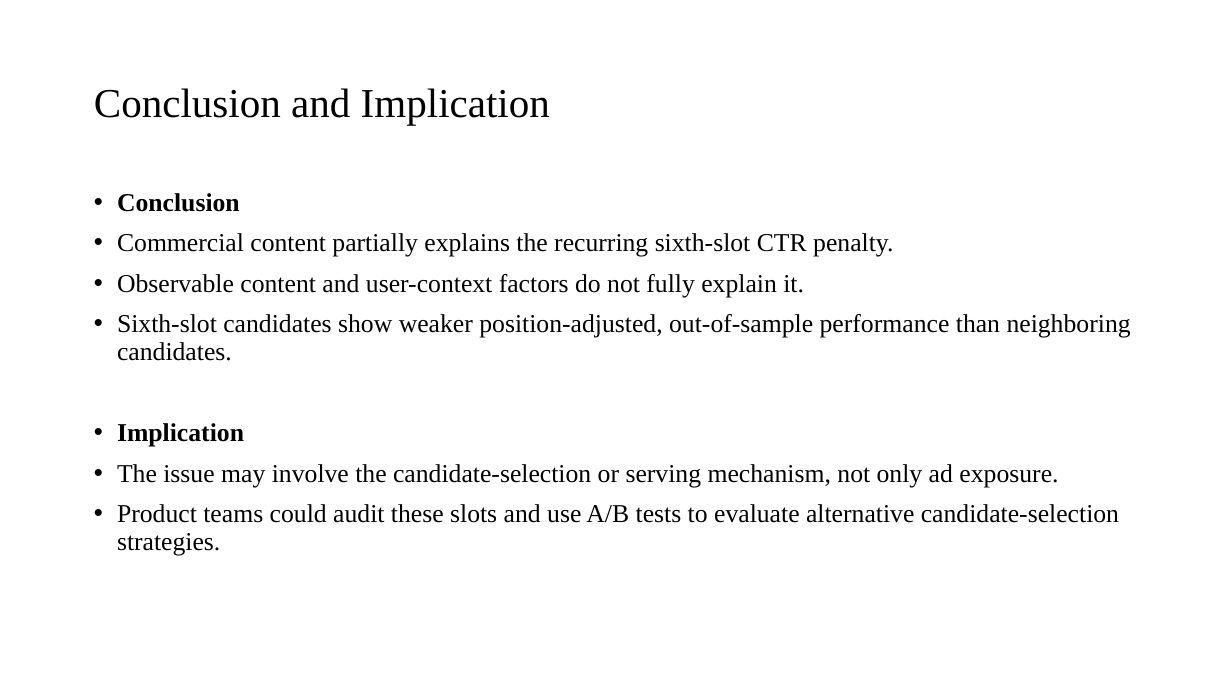
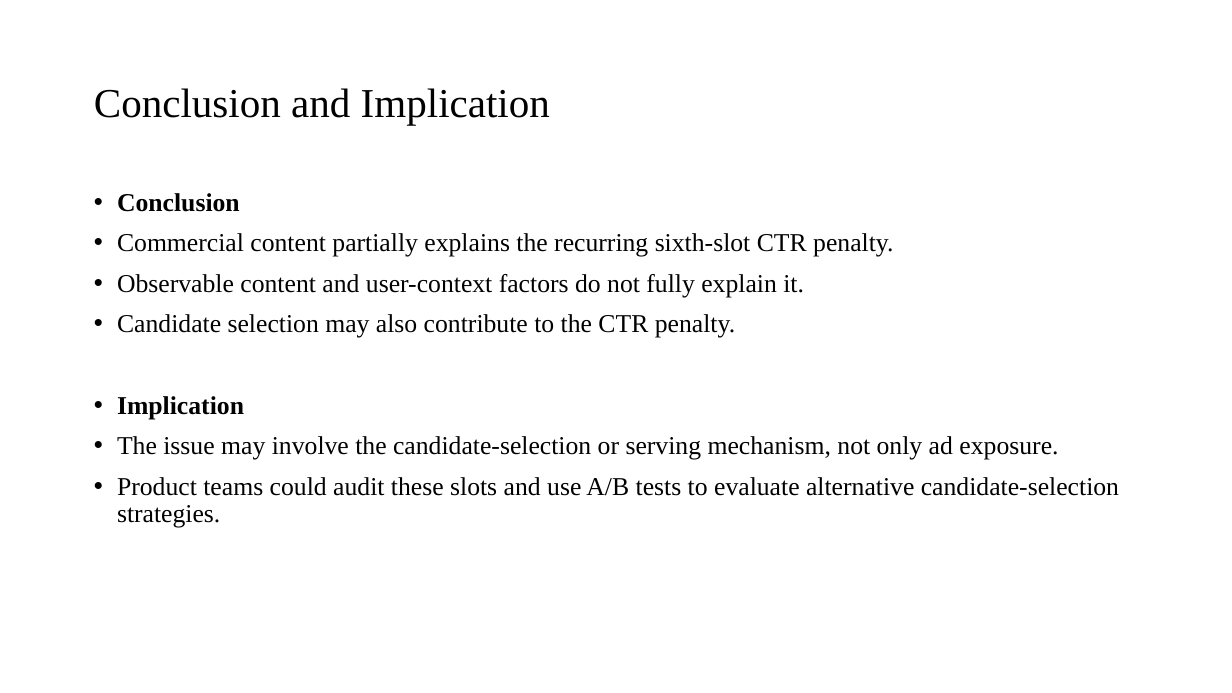
Before and after one commit to weiran901/Introduction2CSS-Final, a slide deck: slide 8 of Presentation.pptx. Drawn at 1232x693 pixels with LibreOffice and Linux fonts; fonts in the diff are those of the drawing. Boxes give left, top, right and bottom in pixels: in the first picture for what was removed or moved away, otherwise in the second. Text is boxed around its words. In the diff, an @@ line names an element or a change of style, - is before the commit and + after.

```diff
--- a/Presentation.pptx
+++ b/Presentation.pptx
@@ text at (x1=117, y1=314, x2=735, y2=338): text changed @@
-• Sixth-slot candidates show weaker position-adjusted, out-of-sample performance than neighboring candidates.
+• Candidate selection may also contribute to the CTR penalty.
```
Also in this commit, not shown: 2 other slides changed.
